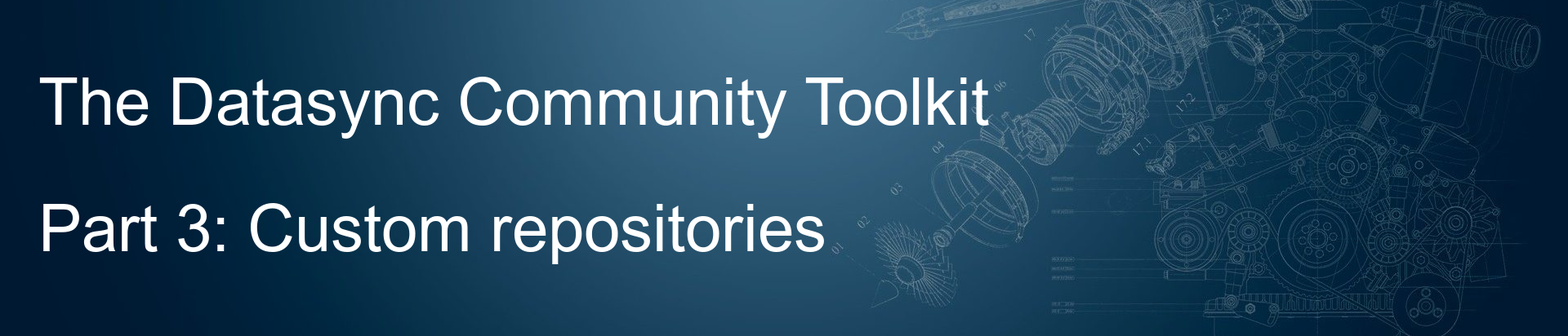
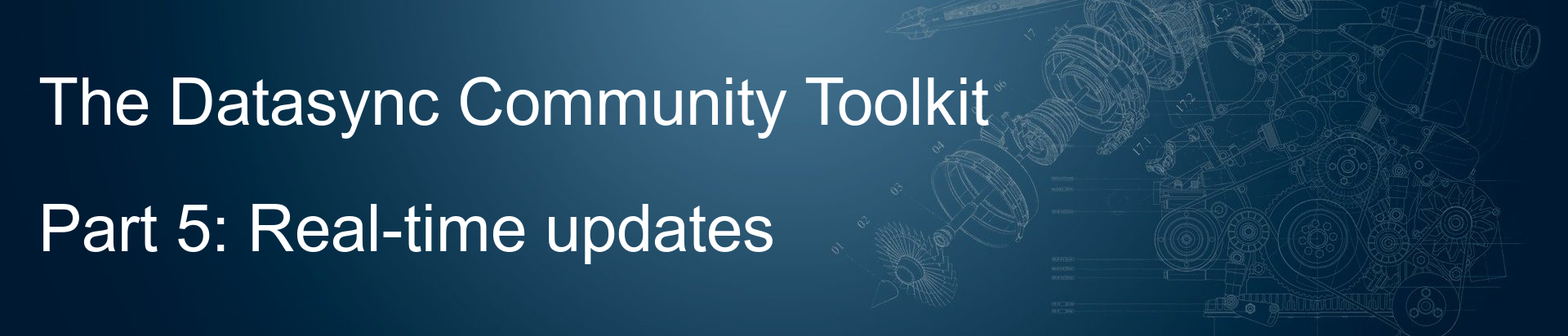
Layer changes from the first (1568, 336) image to the second:
renamed "Part 3: Custom repositories" to "Part 5: Real-time updates", painted on it over 178, 203, 825, 265
